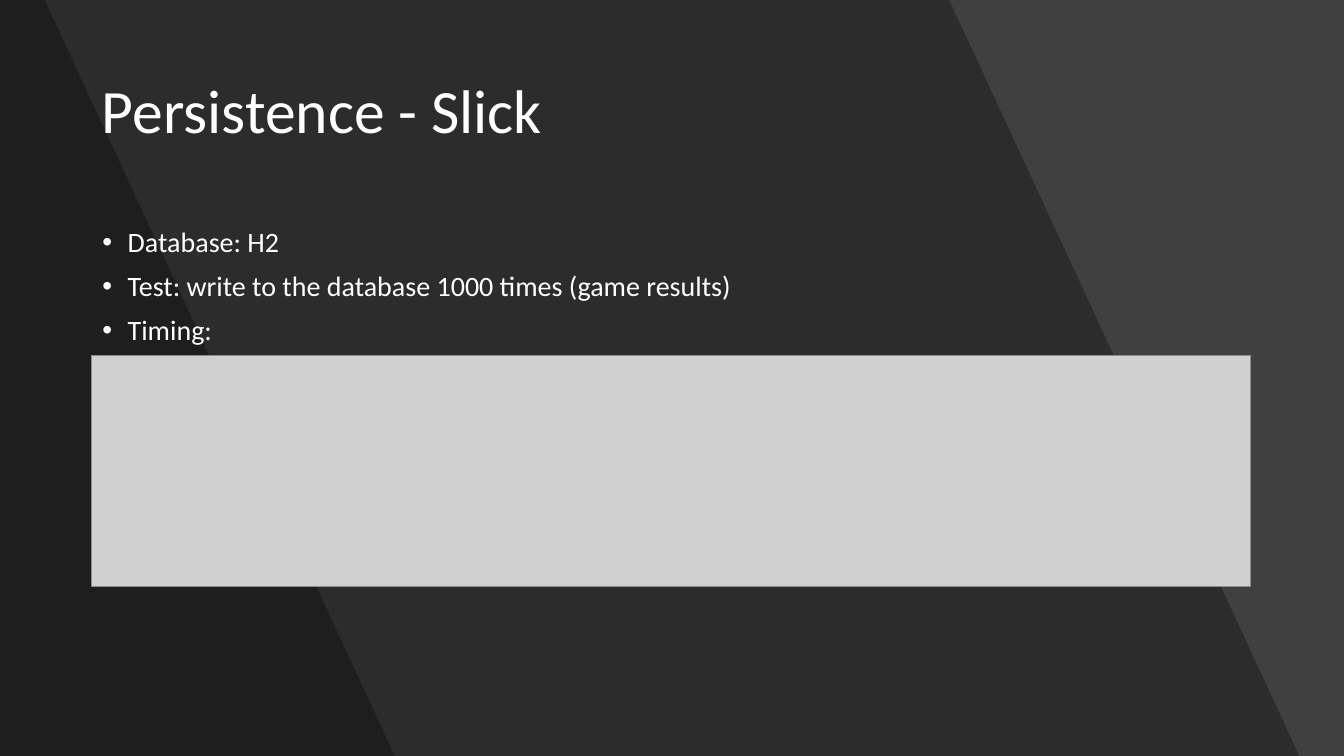
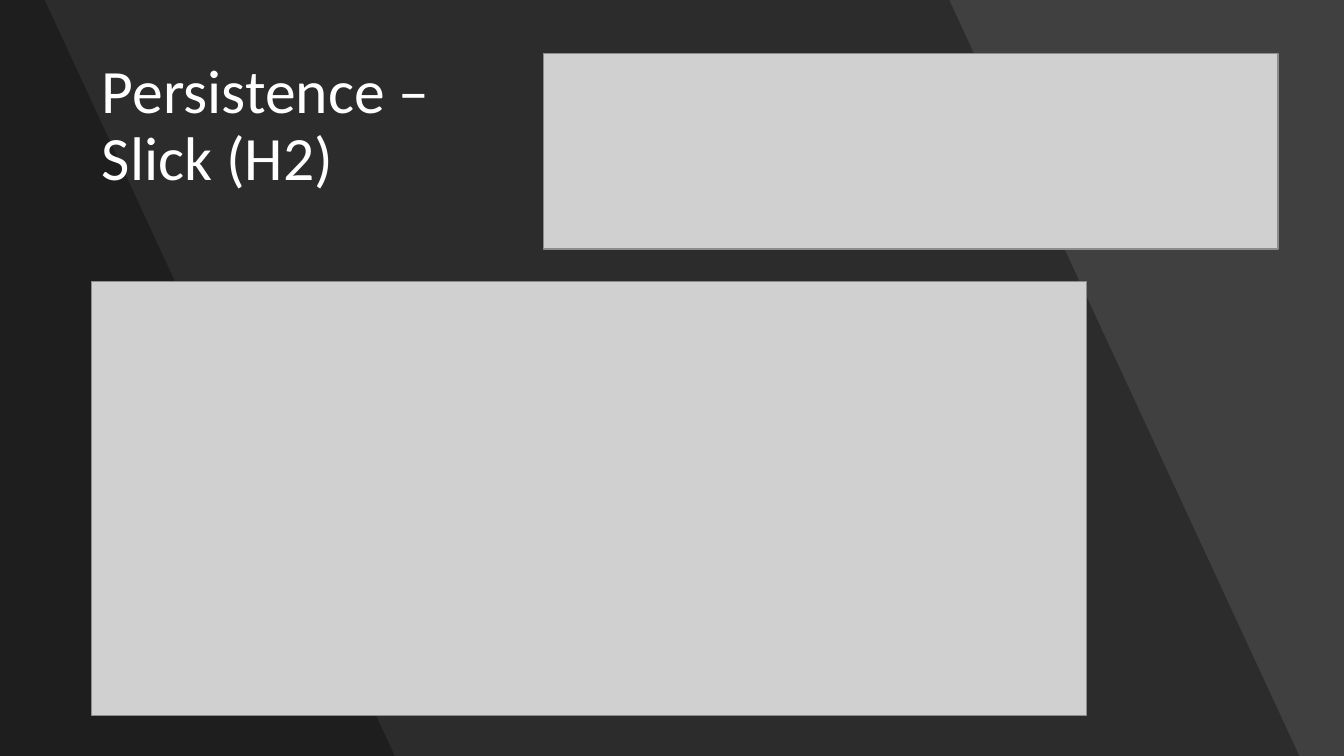
Before and after one commit to webbureaucrat/learn-duel, a slide deck: slide 10 of swar_learn_duel.pptx (slide 9 before the commit). Drawn at 1344x756 pixels with LibreOffice and Linux fonts; fonts in the diff are those of the drawing; grey boxes stand for pictures. Boxes give left, top, right and bottom in pixels: in the first picture for what was removed or moved away, otherwise in the second. Text is boxed around its words. In the diff, an @@ line names an element or a change of style, - is before the commit and + after.

Commit message:
update presentation

```diff
--- a/swar_learn_duel.pptx
+++ b/swar_learn_duel.pptx
@@ picture added at <box>543,53,1278,249</box> @@
@@ title at <box>102,70,385,189</box>: text changed @@
-Persistence - Slick
+Persistence – Slick (H2)
@@ text removed at <box>128,232,730,345</box> @@
-• Database: H2
-• Test: write to the database 1000 times (game results)
-• Timing:
@@ picture added at <box>92,281,1087,715</box> @@
@@ picture removed at <box>92,356,1251,587</box> @@
```
Also in this commit, not shown: 8 other slides changed, 11 slides added, 2 slides removed.
